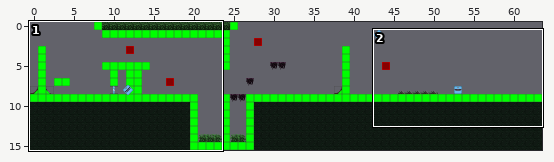
Tiled map (JSON), stored at public/assets/world/map2_32ts.json. Above, an overview of the earlier version with the close-up marked.
Close-up. Earlier state:
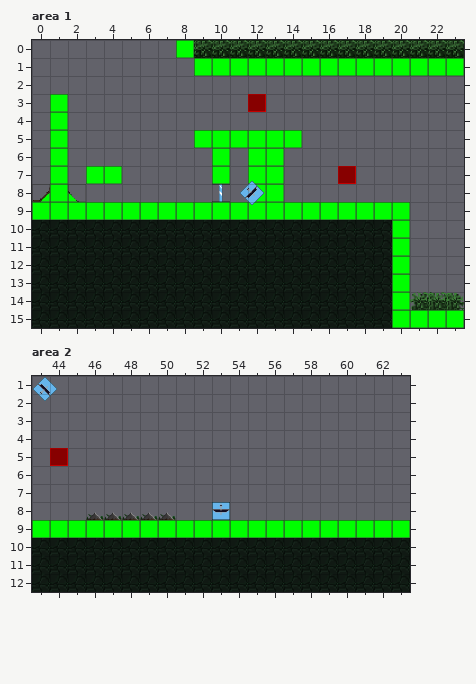
Cells are 32x32 px. Shown: area 1 x 0..23, y 0..15; area 2 x 43..63, y 1..12. The commit also changed other parts of the map, which this record leaves out.
After:
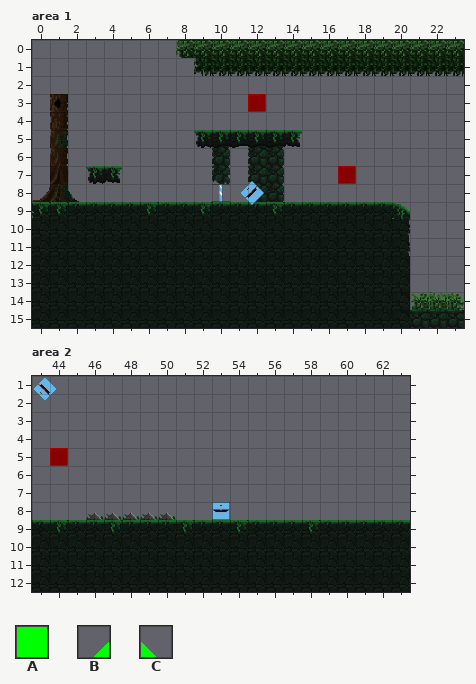
Key: from "collision": A 0, B 14, C 15.
_ is an empty cell.
Difference:
Layer "collision" (now hidden), area 1:
Tile A is gone in row 0 at x 8; in row 1 at x 9 to 23; in rows 3 to 4 at x 1; in row 5 at x 1 and 9 to 14; in row 6 at x 1, 10 and 12 to 13; in row 7 at x 1, 3 to 4, 10 and 12 to 13.
Tile A is gone in row 8 at x 1 and 12 to 13; in row 9 at x 0 to 20; in rows 10 to 14 at x 20; in row 15 at x 20 to 23.
Tile B is gone in row 8 at x 0.
Tile C is gone in row 8 at x 2.
Layer "collision" (now hidden), area 2:
Tile A is gone in row 9 at x 43 to 63.
